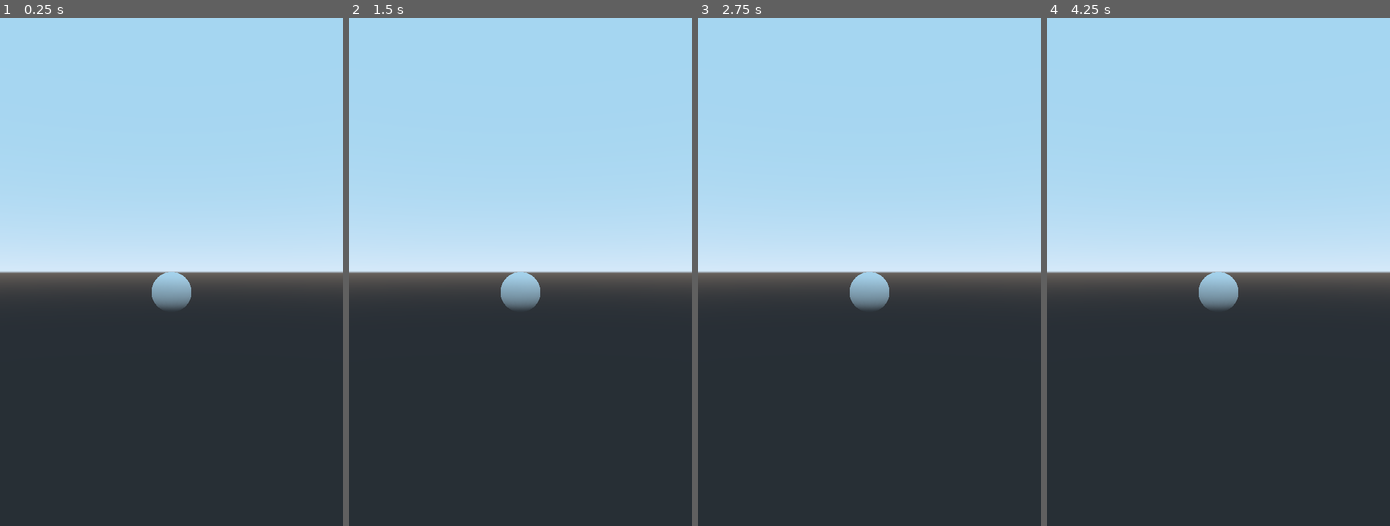
Above: before the commit, frames 1-4 (left to right).
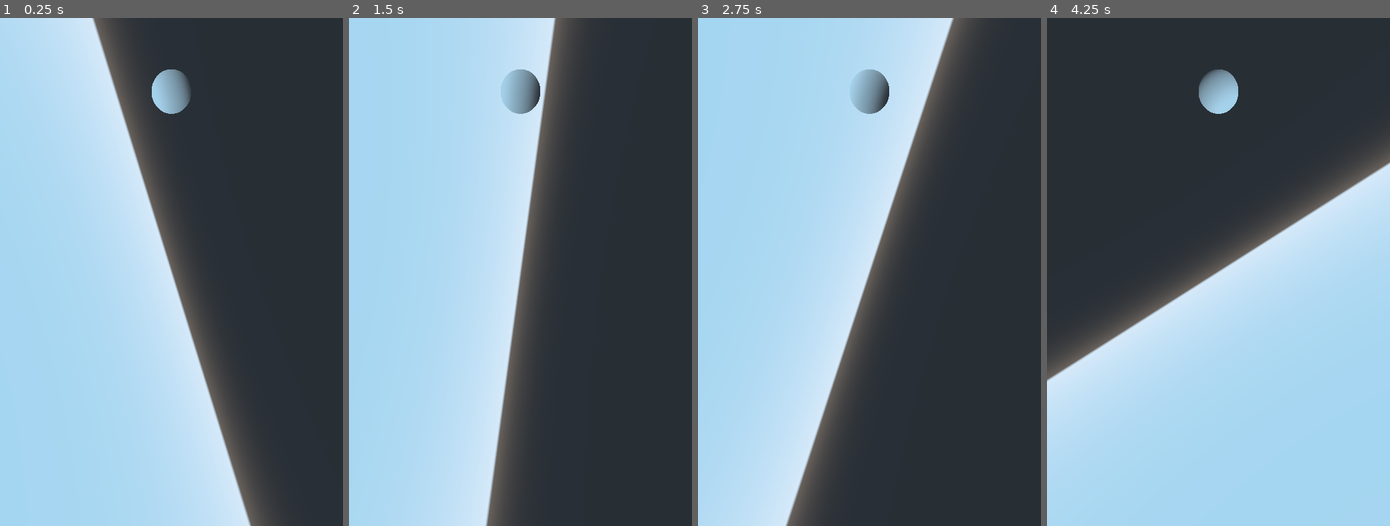
Above: after the commit, the same moments.

Repository: RifinTidHamar/820
Game: Godot game, scene res://Scenes/Game scene/Light, Player.tscn
Same seed, same stepped clock (60 frames per second), same inputs: the game is played once before the commit and once after it. Before the commit the project starts from res://Scenes/Game.tscn.
Inputs (mouse positions are in pixels of both pictures, inside the frame that each line leads up to):
- Up to frame 1 (0.25 s): no input
- Up to frame 2 (1.5 s): move the mouse to (595, 246) at 0.52 s; move the mouse to (451, 297) at 1.27 s
- Up to frame 3 (2.75 s): move the mouse to (903, 160) at 2.02 s
- Up to frame 4 (4.25 s): move the mouse to (1201, 373) at 2.77 s; move the mouse to (1321, 348) at 3.52 s

The runs differ from the first frame. In frame 1, 71% of the frame differs, in the area x 0-100%, y 0-100%; in frame 2, 55%; in frame 3, 49%; in frame 4, 93%.

Commit message:
spinny thing

Diff:
--- /dev/null
+++ b/820Game/Scenes/Game scene/KinematicBody.gd
@@ -0,0 +1,4 @@
+extends KinematicBody
+
+func _process(delta):
+	get_node("contKnob").rect_position = Vector2(round( get_viewport().get_mouse_position().x - 450), 1800);
--- /dev/null
+++ b/820Game/Scenes/Game scene/Light, Player.tscn
@@ -0,0 +1,45 @@
+[gd_scene load_steps=6 format=2]
+
+[ext_resource path="res://Scenes/Game scene/OriginLight.gd" type="Script" id=1]
+[ext_resource path="res://Scenes/Game scene/KinematicBody.gd" type="Script" id=2]
+[ext_resource path="res://Art/cont_frame.png" type="Texture" id=3]
+[ext_resource path="res://Art/controller_knob.png" type="Texture" id=4]
+
+[sub_resource type="SphereMesh" id=1]
+
+[node name="Spatial" type="Spatial"]
+script = ExtResource( 1 )
+__meta__ = {
+"_edit_horizontal_guides_": [  ],
+"_edit_vertical_guides_": [  ]
+}
+
+[node name="OriginLight" type="Spatial" parent="."]
+
+[node name="MeshInstance" type="MeshInstance" parent="OriginLight"]
+transform = Transform( 1, 0, 0, 0, 1, 0, 0, 0, 1, -8.306, 9, 0 )
+mesh = SubResource( 1 )
+material/0 = null
+
+[node name="Camera" type="Camera" parent="OriginLight"]
+transform = Transform( -4.37114e-008, 0, 1, 0, 1, 0, -1, 0, -4.37114e-008, 9.83529, 0, 0 )
+size = 6.43978
+
+[node name="Controller" type="KinematicBody" parent="."]
+script = ExtResource( 2 )
+
+[node name="contPeri" type="TextureRect" parent="Controller"]
+margin_left = 50.0
+margin_top = 1800.0
+margin_right = 690.0
+margin_bottom = 1960.0
+rect_scale = Vector2( 1.5, 1.5 )
+texture = ExtResource( 3 )
+
+[node name="contKnob" type="TextureRect" parent="Controller"]
+margin_left = 50.0
+margin_top = 1800.0
+margin_right = 690.0
+margin_bottom = 1960.0
+rect_scale = Vector2( 1.5, 1.5 )
+texture = ExtResource( 4 )
--- /dev/null
+++ b/820Game/Scenes/Game scene/OriginLight.gd
@@ -0,0 +1,5 @@
+extends Spatial
+
+
+func _process(delta):
+	get_node("OriginLight").rotate_x((get_viewport().get_mouse_position().x - 500) / 4000);
--- /dev/null
+++ b/820Game/Scenes/Game scene/contKnob.gd
@@ -0,0 +1 @@
+extends TextureRect
--- a/820Game/Scenes/Game.tscn
+++ /dev/null
@@ -1,14 +0,0 @@
-[gd_scene load_steps=2 format=2]
-
-[sub_resource type="SphereMesh" id=1]
-
-[node name="Spatial" type="Spatial"]
-
-[node name="Camera" type="Camera" parent="."]
-transform = Transform( -4.37114e-008, 0, 1, 0, 1, 0, -1, 0, -4.37114e-008, 9.83529, 0, 0 )
-size = 6.43978
-
-[node name="MeshInstance" type="MeshInstance" parent="."]
-transform = Transform( 1, 0, 0, 0, 1, 0, 0, 0, 1, -8.306, -1, 0 )
-mesh = SubResource( 1 )
-material/0 = null
--- a/820Game/project.godot
+++ b/820Game/project.godot
@@ -16,13 +16,12 @@
 [application]
 
 config/name="820"
-run/main_scene="res://Scenes/Game.tscn"
+run/main_scene="res://Scenes/Game scene/Light, Player.tscn"
 
 [display]
 
 window/size/width=1080
-window/size/height=1920
-window/size/fullscreen=true
+window/size/height=2280
 window/handheld/orientation="portrait"
 window/stretch/aspect="keep"
 
Binary file added: 820Game/Art/cont_frame.png
Not shown, added: 820Game/Art/cont_frame.png.import
Binary file added: 820Game/Art/controller_knob.png
Not shown, added: 820Game/Art/controller_knob.png.import
Not shown, changed: 820Game/export_presets.cfg
Not shown, added: 820Game/820.1.apk
